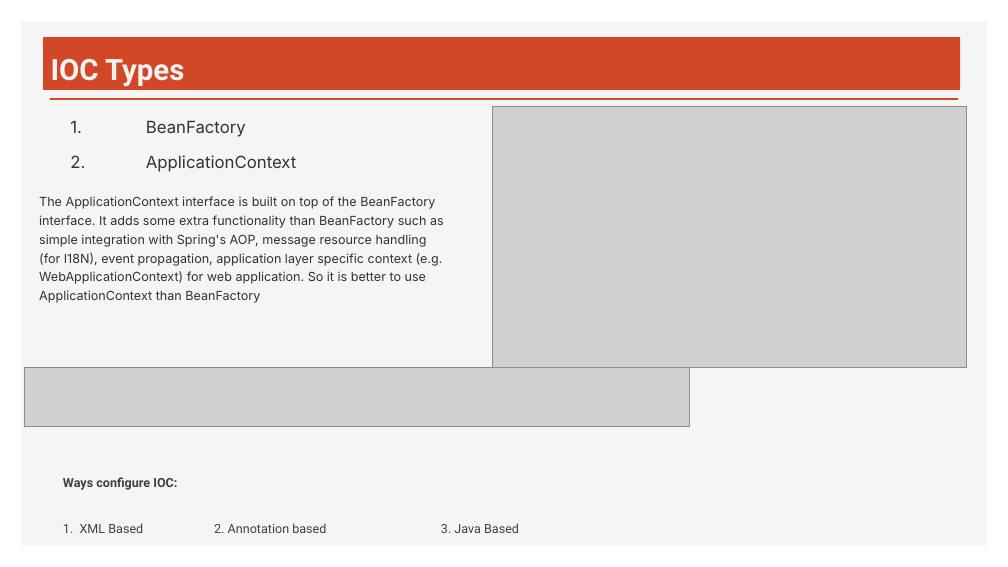
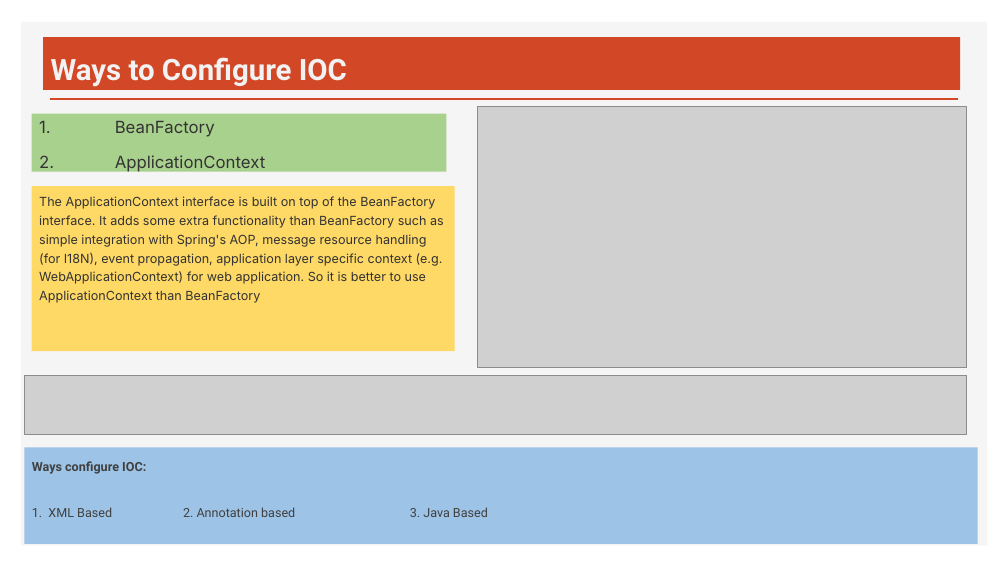
Before and after one commit to avishekBS/springFramework, a slide deck: slide 3 of Spring Framework.pptx. Drawn at 1008x567 pixels with LibreOffice and Linux fonts; fonts in the diff are those of the drawing; grey boxes stand for pictures. Boxes give left, top, right and bottom in pixels: in the first picture for what was removed or moved away, otherwise in the second. Text is boxed around its words. In the diff, an @@ line names an element or a change of style, - is before the commit and + after.

```diff
--- a/Spring Framework.pptx
+++ b/Spring Framework.pptx
@@ title at [51, 57, 347, 87]: text changed @@
-IOC Types
+Ways to Configure IOC
@@ rectangle "BeanFactory": place and size @@
-rectangle "BeanFactory" at [146, 120, 296, 172]
+rectangle "BeanFactory" at [32, 113, 447, 172]
@@ rectangle "BeanFactory" at [32, 113, 447, 172]: fill none to #A9D18E @@
@@ picture: place and size @@
-picture at [493, 106, 967, 368]
+picture at [478, 106, 967, 368]
@@ rectangle "The ApplicationContext interface is built ...": place and size @@
-rectangle "The ApplicationContext interface is built ..." at [39, 196, 444, 303]
+rectangle "The ApplicationContext interface is built ..." at [32, 186, 455, 351]
@@ rectangle "The ApplicationContext interface is built ..." at [32, 186, 455, 351]: fill none to #FFD966 @@
@@ picture: place and size @@
-picture at [24, 368, 690, 426]
+picture at [24, 375, 967, 434]
@@ text "Ways configure IOC:": place and size @@
-text "Ways configure IOC:" at [63, 477, 519, 533]
+text "Ways configure IOC:" at [24, 448, 978, 544]
@@ text "Ways configure IOC:" at [24, 448, 978, 544]: fill none to #9DC3E6 @@
```
Also in this commit, not shown: 4 other slides changed, 1 slide added.
